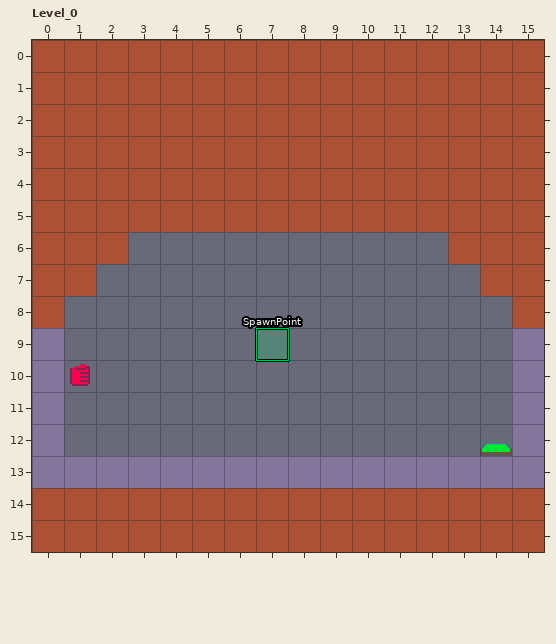
One commit to this LDtk project: data/world.ldtk. Above: the version before the commit.
Cells are 16x16 px. Shown: Level_0 x 0..15, y 0..15. The commit also changed other parts of the map, which this record leaves out.
After the commit:
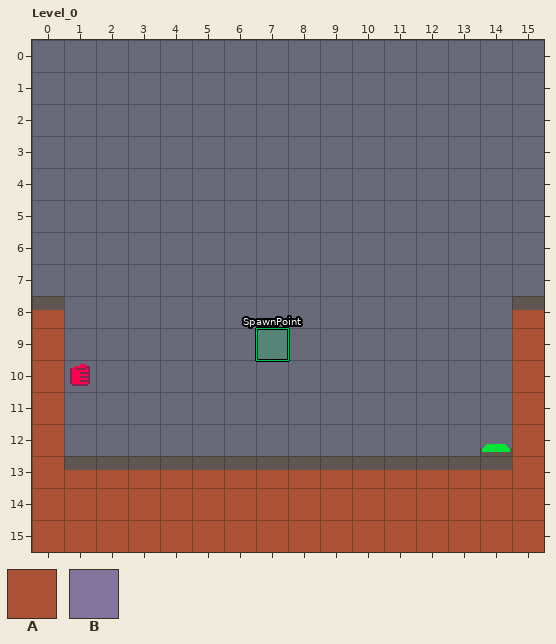
Key: from "Collisions": A 1 "tiles"; from "Tiles": B 43.
_ is an empty cell.
Objects are placed by their top-left corner, in cells (3,4 is the top-left corner of cell 3,4); size is 1x1 cell unless given.
The edit:
Layer "Collisions":
The edit erases tile A in rows 0 to 5 at x 0 to 15; in row 6 at x 0 to 2 and 13 to 15; in row 7 at x 0 to 1 and 14 to 15.
Layer "Boundaries" (removed):
Object B "Boundary" at 0,9 is removed.
Object B "Boundary" at 0,10 is removed.
Object B "Boundary" at 0,11 is removed.
Object B "Boundary" at 0,12 is removed.
Object B "Boundary" at 0,13 is removed.
Object B "Boundary" at 15,9 is removed.
Object B "Boundary" at 15,10 is removed.
Object B "Boundary" at 15,11 is removed.
Object B "Boundary" at 15,12 is removed.
Object B "Boundary" at 15,13 is removed.
Object B "Boundary" at 1,13 is removed.
Object B "Boundary" at 2,13 is removed.
Object B "Boundary" at 3,13 is removed.
Object B "Boundary" at 5,13 is removed.
Object B "Boundary" at 4,13 is removed.
Object B "Boundary" at 6,13 is removed.
Object B "Boundary" at 8,13 is removed.
Object B "Boundary" at 7,13 is removed.
Object B "Boundary" at 10,13 is removed.
Object B "Boundary" at 9,13 is removed.
Object B "Boundary" at 12,13 is removed.
Object B "Boundary" at 11,13 is removed.
Object B "Boundary" at 13,13 is removed.
Object B "Boundary" at 14,13 is removed.
